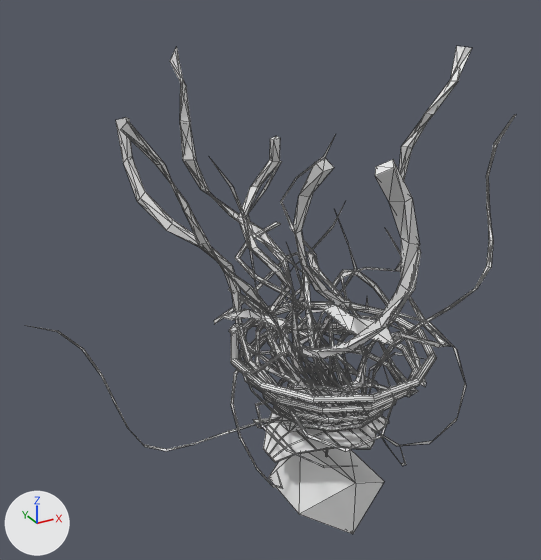
One commit to the OBJ model Assets/Models/Shoulder/epaule_0013.obj: the scene before it, then after it.
Before and after are seen from a camera (50 mm lens) standing at (-0.947, -1.403, 1.127) and looking at (-0.124, 0.094, 0.379). The lights are fixed; the arrows at lower left show +X, +Y and +Z. Mesh edges are drawn as thin lines. Where no turn or scale is listed for an object, it has been applied to the vertices. Vertices at the same position are counted once.

In view in the first picture: 'epaule_0013'.
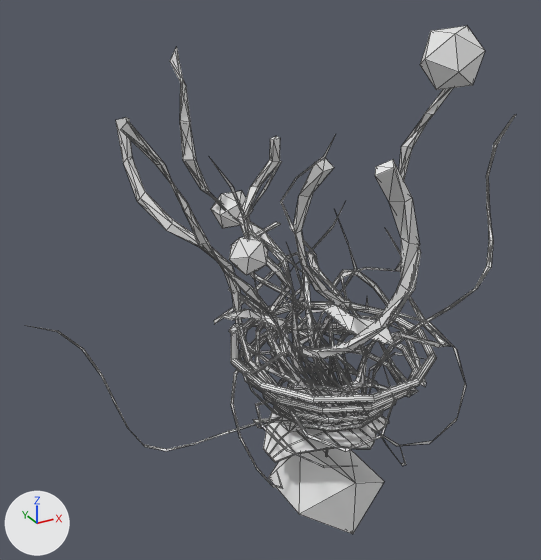
Boxes [x1, y1, x2, y2] around the edits, measured in the pictures (541 x 560 px):
'epaule_0013', reshaped: before [26, 46, 516, 534]; after [26, 26, 516, 534]
part 1 of me_epaule_0013, added: after [211, 191, 253, 228]
part 2 of me_epaule_0013, added: after [229, 234, 268, 275]
part 3 of me_epaule_0013, added: after [420, 26, 485, 90]

Diff of the bpy script that builds the scene:
```diff
--- a/Assets/Models/Shoulder/epaule_0013.obj.py
+++ b/Assets/Models/Shoulder/epaule_0013.obj.py
@@ me_epaule_0013 @@
 me_epaule_0013.from_pydata(...)  # 2001 vertices, 3222 faces; spans x -0.665..0.595, y -0.466..0.487, z -0.353..0.919
 # used by ob_epaule_0013; location = (0.0, 0.0, 0.0)
+# me_epaule_0013 part 1: a new loose piece, an icosphere of 20 faces spanning x -0.152..-0.054, y 0.301..0.399, z 0.435..0.534
+# me_epaule_0013 part 2: a new loose piece, an icosphere of 20 faces spanning x -0.281..-0.182, y -0.043..0.042, z 0.456..0.544
+# me_epaule_0013 part 3: a new loose piece, an icosphere of 20 faces spanning x 0.179..0.334, y -0.129..0.003, z 0.837..0.973
```
